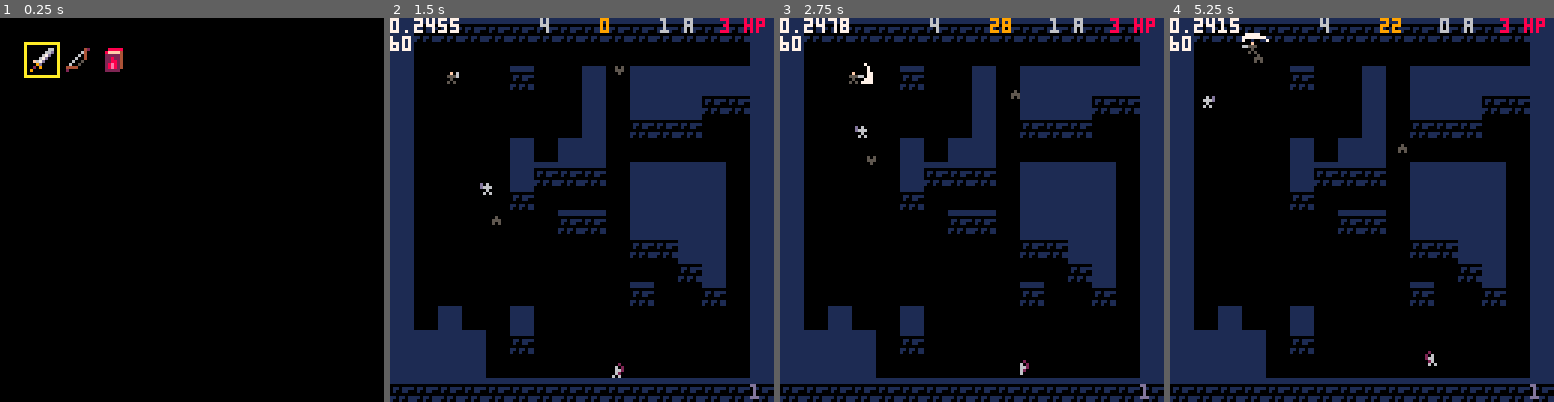
Above: before the commit, frames 1-4 (left to right).
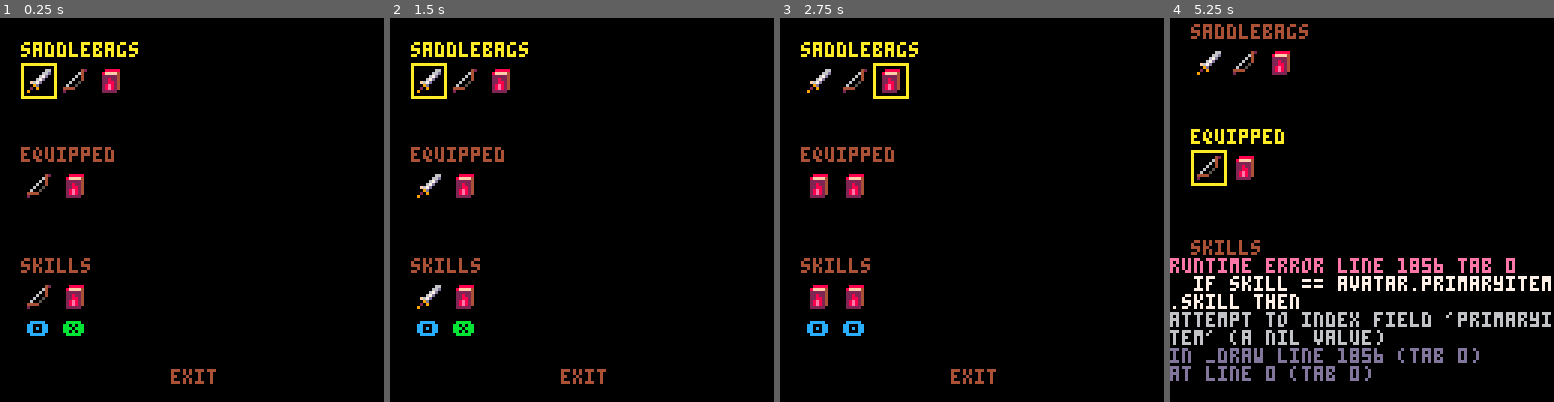
Above: after the commit, the same moments.

Repository: ironchestgames/pico-8-carts
Game: PICO-8 cartridge epicevilender.p8
Two runs of this game, one before a commit and one after it. Both use one fixed random seed, a clock stepped at 60 frames per second and the inputs below.
Inputs:
- Up to frame 1 (0.25 s): no input
- Up to frame 2 (1.5 s): tap X (X key) at 0.33, 1.07 s; tap O (Z key) at 0.7 s
- Up to frame 3 (2.75 s): hold Right 1.6-2.1 s; tap O (Z key) at 1.7, 2.1, 2.5 s; tap X (X key) at 1.85 s; hold Up 2.15-2.42 s; hold Right from 2.47 s (still down)
- Up to frame 4 (5.25 s): tap O (Z key) every 0.4 s from 2.9 to 4.9 s; tap X (X key) at 2.97, 4.08, 5.2 s; release Right at 3.03 s; hold Left 3.08-3.58 s; hold Down 3.63-3.97 s; hold Right 4.02-4.68 s; hold Up 4.73-5.03 s; hold Left from 5.08 s (still down)

The runs differ from the first frame. In frame 1, 3.9% of the frame differs, in the area x 5-57%, y 6-96%; in frame 2, 40%; in frame 3, 41%; in frame 4, 45%, in the area x 0-100%, y 0-100%.
Error after the commit: runtime error line 1856 tab 0; if skill == avatar.primaryitem.skill then; attempt to index field 'primaryitem' (a nil value)

Commit message:
epicevilender - add draft of inventory scene

Diff:
--- a/epicevilender.p8
+++ b/epicevilender.p8
@@ -300,6 +300,7 @@
 
 -- skills
 swordattackskill={
+ sprite=15,
  preperformdur=15,
  postperformdur=28,
  perform=function(skill,user)
@@ -341,6 +342,7 @@
 }
 
 bowattackskill={
+ sprite=14,
  preperformdur=26,
  postperformdur=6,
  perform=function(skill,user)
@@ -402,6 +404,7 @@
 }
 
 fireboltskill={
+ sprite=13,
  preperformdur=40,
  postperformdur=0,
  startpemitter=function(user,life)
@@ -1684,30 +1687,99 @@
 
 -- equip scene
 
-local curitem=1
-local items={}
+local inventorycur=1 -- todo: make curs dynamic
+local equippedcur=1
+local availableskillscur=1
+local sectioncur=1
+local inventory={}
+local equipped={}
+local availableskills={}
 
 function equipinit()
  _update60=equipupdate
  _draw=equipdraw
 
- items={
+end
+
+function equipupdate()
+
+ -- init inventory
+ inventory={
   sword,
   bow,
   fireboltbook,
  }
-end
-
-function equipupdate()
- if btnp(0) then
-  curitem=mid(1,curitem-1,#items)
- elseif btnp(1) then
-  curitem=mid(1,curitem+1,#items)
- end
-
- if btnp(4) then
-  avatar.primaryitem=items[curitem]
-  dungeoninit()
+
+ -- init equipped items
+ equipped={}
+ if avatar.primaryitem then
+  add(equipped,avatar.primaryitem)
+ end
+
+ if avatar.secondaryitem then
+  add(equipped,avatar.secondaryitem)
+ end
+
+ -- init available skills
+ availableskills={}
+ for item in all(equipped) do
+  if item.skill then
+   add(availableskills,item.skill)
+  end
+ end
+
+ -- changing sections
+ if btnp(2) then
+  sectioncur=mid(1,sectioncur-1,4)
+ elseif btnp(3) then
+  sectioncur=mid(1,sectioncur+1,4)
+ end
+
+ -- inventory
+ if sectioncur == 1 then
+  if btnp(0) then
+   inventorycur=mid(1,inventorycur-1,#inventory)
+  elseif btnp(1) then
+   inventorycur=mid(1,inventorycur+1,#inventory)
+  end
+
+  if btnp(4) or btnp(5) then
+   avatar.primaryitem=inventory[inventorycur]
+  end
+
+ -- equipped
+ elseif sectioncur == 2 then
+  if btnp(0) then
+   equippedcur=mid(1,equippedcur-1,#equipped)
+  elseif btnp(1) then
+   equippedcur=mid(1,equippedcur+1,#equipped)
+  end
+
+  if btnp(4) or btnp(5) then
+   avatar.primaryitem=nil
+  end
+
+ -- available skills
+ elseif sectioncur == 3 then
+  if btnp(0) then
+   availableskillscur=mid(1,availableskillscur-1,#availableskills)
+  elseif btnp(1) then
+   availableskillscur=mid(1,availableskillscur+1,#availableskills)
+  end
+
+  if btnp(4) then
+   avatar.primaryitem,avatar.secondaryitem=
+     avatar.secondaryitem,avatar.primaryitem
+  elseif btnp(5) then
+   avatar.primaryitem,avatar.secondaryitem=
+     avatar.secondaryitem,avatar.primaryitem
+  end
+
+ -- exit
+ elseif sectioncur == 4 then
+  if btnp(4) or btnp(5) then
+   dungeoninit()
+  end
  end
 
 end
@@ -1716,20 +1788,92 @@
 
  cls(0)
 
- -- draw selection
- rect(
-  8+12*(curitem-1),
-  8,
-  8+11+12*(curitem-1),
-  19,
-  10)
-
- -- draw items
+ -- draw inventory section
  local offsetx=0
- for item in all(items) do
-  spr(item.sprite,10+offsetx,10)
+ local y=17
+ local i=1
+ if sectioncur == 1 then
+  print('saddlebags',7,y-9,10)
+ else
+  print('saddlebags',7,y-9,4)
+ end
+ for item in all(inventory) do
+  spr(item.sprite,9+offsetx,y)
+  if sectioncur == 1 and i == inventorycur then
+   rect(
+    9+offsetx-2,
+    y-2,
+    9+offsetx+9,
+    y+9,
+    10)
+  end
+
   offsetx+=12
- end
+  i+=1
+ end
+
+ -- draw equipped section
+ offsetx=0
+ y=52
+ i=1
+ if sectioncur == 2 then
+  print('equipped',7,y-9,10)
+ else
+  print('equipped',7,y-9,4)
+ end
+ for item in all(equipped) do
+  spr(item.sprite,9+offsetx,y)
+  if sectioncur == 2 and i == equippedcur then
+   rect(
+    9+offsetx-2,
+    y-2,
+    9+offsetx+9,
+    y+9,
+    10)
+  end
+
+  offsetx+=12
+  i+=1
+ end
+
+ -- draw availableskills section
+ offsetx=0
+ y=89
+ i=1
+ if sectioncur == 3 then
+  print('skills',7,y-9,10)
+ else
+  print('skills',7,y-9,4)
+ end
+ for skill in all(availableskills) do
+  spr(skill.sprite,9+offsetx,y)
+  if sectioncur == 3 and i == availableskillscur then
+   rect(
+    9+offsetx-2,
+    y-2,
+    9+offsetx+9,
+    y+9,
+    10)
+  end
+
+  if skill == avatar.primaryitem.skill then
+   print('\x8e',9+offsetx,y+12,12)
+  elseif skill == avatar.secondaryitem.skill then
+   print('\x97',9+offsetx,y+12,11)
+  end
+
+  offsetx+=12
+  i+=1
+ end
+
+ -- draw exit button
+ if sectioncur == 4 then
+  print('exit',57,117,10)
+ else
+  print('exit',57,117,4)
+ end
+
+
 end
 
 
